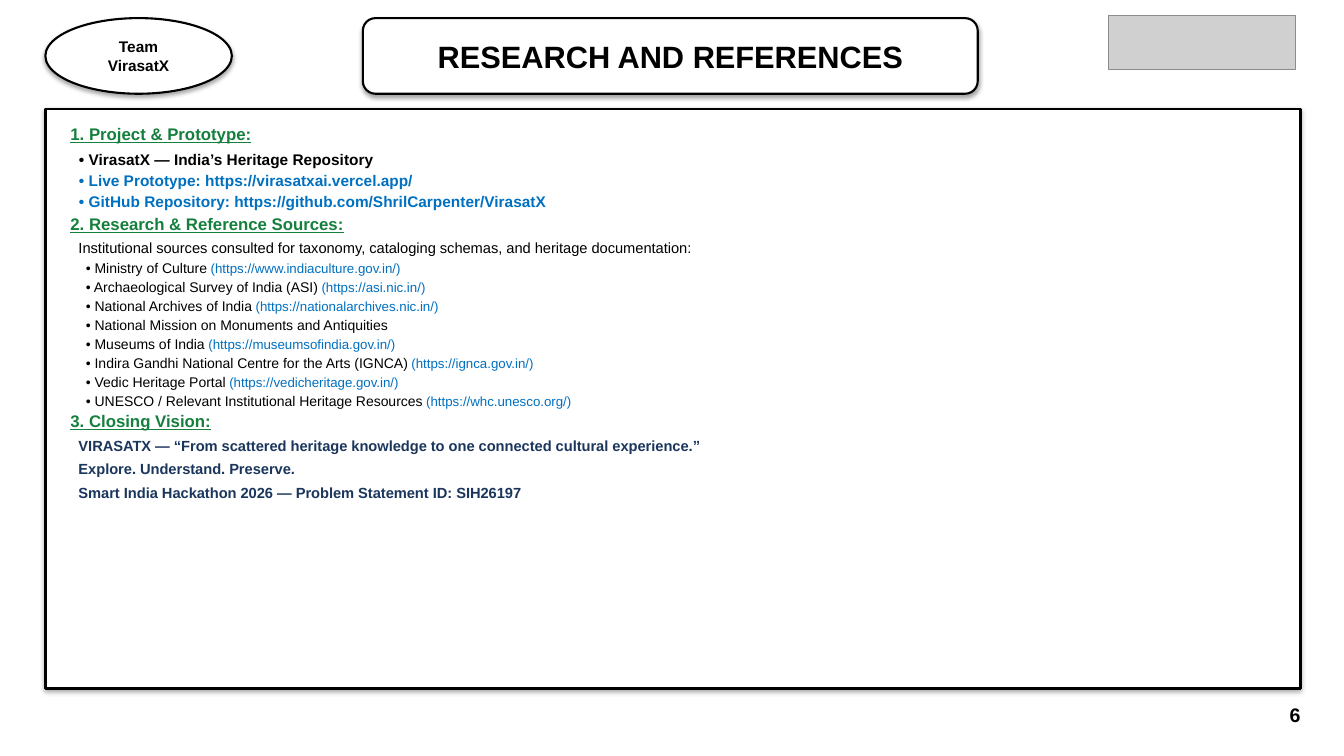
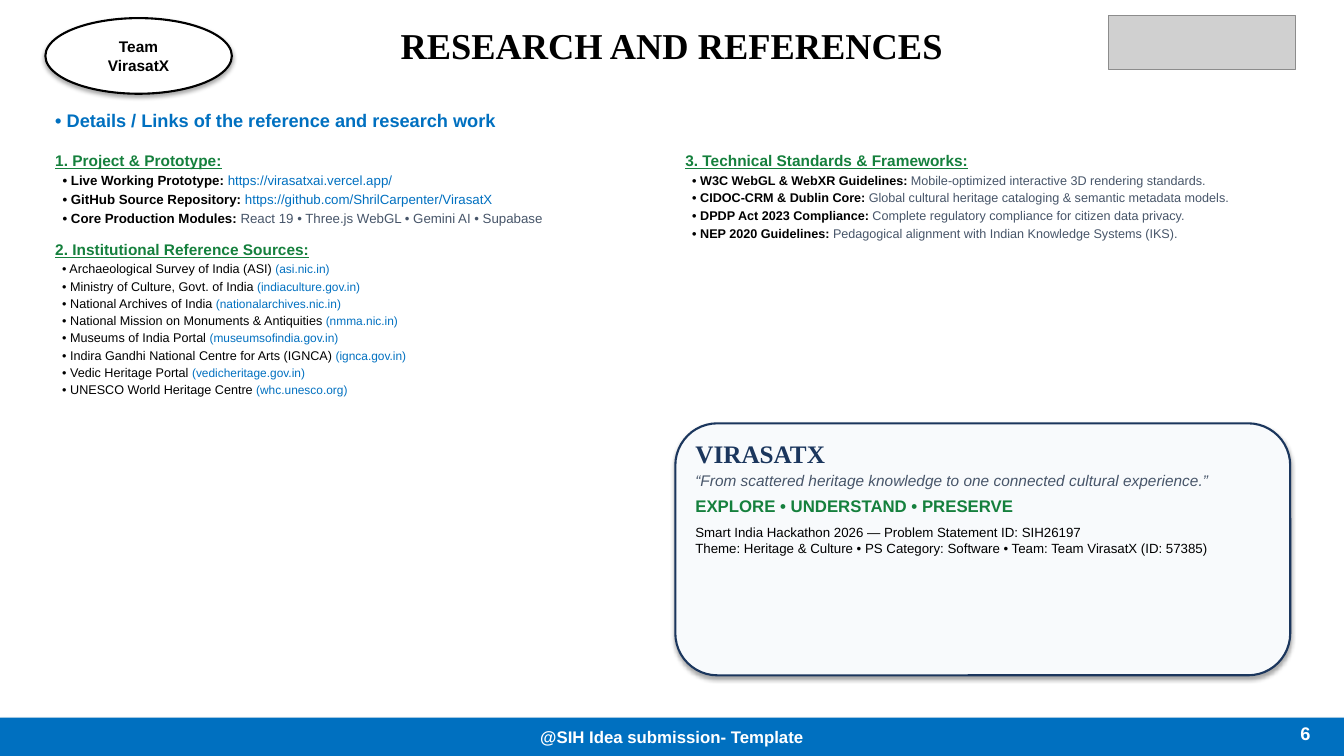
Before and after one commit to ShrilCarpenter/VirasatX, a slide deck: slide 6 of sih_presentation/SIH2026_VirasatX_Idea_Submission.pptx. Drawn at 1344x756 pixels with LibreOffice and Linux fonts; fonts in the diff are those of the drawing; grey boxes stand for pictures. Boxes give left, top, right and bottom in pixels: in the first picture for what was removed or moved away, otherwise in the second. Text is boxed around its words. In the diff, an @@ line names an element or a change of style, - is before the commit and + after.

Commit message:
feat(sih_presentation): match exact 1:1 structure and layout of official SIH 2026 idea presentation template

```diff
--- a/sih_presentation/SIH2026_VirasatX_Idea_Submission.pptx
+++ b/sih_presentation/SIH2026_VirasatX_Idea_Submission.pptx
@@ text "RESEARCH AND REFERENCES": place and size @@
-text "RESEARCH AND REFERENCES" at bbox=[363, 18, 978, 94]
+text "RESEARCH AND REFERENCES" at bbox=[401, 35, 943, 60]
@@ text "RESEARCH AND REFERENCES" at bbox=[401, 35, 943, 60]: size 22 to 26 pt, font Arial to Times New Roman; vertical alignment middle to top; fill #FFFFFF to none; outline #000000 1.5 pt to none; shadow off @@
@@ rectangle removed at bbox=[45, 109, 1301, 689] @@
@@ text added at bbox=[67, 113, 495, 127], 13 pt, text #0070C0, bold @@
+• Details / Links of the reference and research work
@@ text "1. Project & Prototype:": place and size @@
-text "1. Project & Prototype:" at bbox=[70, 128, 700, 498]
+text "1. Project & Prototype:" at bbox=[55, 155, 543, 397]
@@ text at bbox=[55, 175, 543, 397]: text changed; size 10 to 9 pt @@
-• VirasatX — India’s Heritage Repository
-• Live Prototype: https://virasatxai.vercel.app/
-• GitHub Repository: https://github.com/ShrilCarpenter/VirasatX
-2. Research & Reference Sources:
-Institutional sources consulted for taxonomy, cataloging schemas, and heritage documentation:
-• Ministry of Culture (https://www.indiaculture.gov.in/)
-• Archaeological Survey of India (ASI) (https://asi.nic.in/)
-• National Archives of India (https://nationalarchives.nic.in/)
-• National Mission on Monuments and Antiquities
-• Museums of India (https://museumsofindia.gov.in/)
-• Indira Gandhi National Centre for the Arts (IGNCA) (https://ignca.gov.in/)
-• Vedic Heritage Portal (https://vedicheritage.gov.in/)
-• UNESCO / Relevant Institutional Heritage Resources (https://whc.unesco.org/)
-3. Closing Vision:
-VIRASATX — “From scattered heritage knowledge to one connected cultural experience.”
-Explore. Understand. Preserve.
-Smart India Hackathon 2026 — Problem Statement ID: SIH26197
+• Live Working Prototype: https://virasatxai.vercel.app/
+• GitHub Source Repository: https://github.com/ShrilCarpenter/VirasatX
+• Core Production Modules: React 19 • Three.js WebGL • Gemini AI • Supabase
+2. Institutional Reference Sources:
+• Archaeological Survey of India (ASI) (asi.nic.in)
+• Ministry of Culture, Govt. of India (indiaculture.gov.in)
+• National Archives of India (nationalarchives.nic.in)
+• National Mission on Monuments & Antiquities (nmma.nic.in)
+• Museums of India Portal (museumsofindia.gov.in)
+• Indira Gandhi National Centre for Arts (IGNCA) (ignca.gov.in)
+• Vedic Heritage Portal (vedicheritage.gov.in)
+• UNESCO World Heritage Centre (whc.unesco.org)
@@ text at bbox=[55, 155, 221, 170]: size 12 to 11 pt in "1. Project & Prototype:"; less space between paragraphs @@
@@ text added at bbox=[685, 155, 1229, 241], 9 pt, text #475569 @@
+3. Technical Standards & Frameworks:
+• W3C WebGL & WebXR Guidelines: Mobile-optimized interactive 3D rendering standards.
+• CIDOC-CRM & Dublin Core: Global cultural heritage cataloging & semantic metadata models.
+• DPDP Act 2023 Compliance: Complete regulatory compliance for citizen data privacy.
+• NEP 2020 Guidelines: Pedagogical alignment with Indian Knowledge Systems (IKS).
@@ rounded rectangle added at bbox=[676, 423, 1291, 676], fill #F8FAFC, outline #1B365D 1.5 pt @@
@@ text added at bbox=[695, 446, 1208, 556], 9.5 pt, text #000000 @@
+VIRASATX
+“From scattered heritage knowledge to one connected cultural experience.”
+EXPLORE • UNDERSTAND • PRESERVE
+Smart India Hackathon 2026 — Problem Statement ID: SIH26197
+Theme: Heritage & Culture • PS Category: Software • Team: Team VirasatX (ID: 57385)
@@ rectangle added at bbox=[0, 718, 1344, 756], fill #0070C0, 12 pt, text #FFFFFF, bold @@
+@SIH Idea submission- Template
@@ text "6": place and size @@
-text "6" at bbox=[1290, 708, 1301, 722]
+text "6" at bbox=[1300, 727, 1310, 740]
@@ text "6" at bbox=[1300, 727, 1310, 740]: size 14 to 13 pt, text colour #000000 to #FFFFFF @@
```
Also in this commit, not shown: 2 other slides changed, 3 slides added, 3 slides removed, 19 other files.
